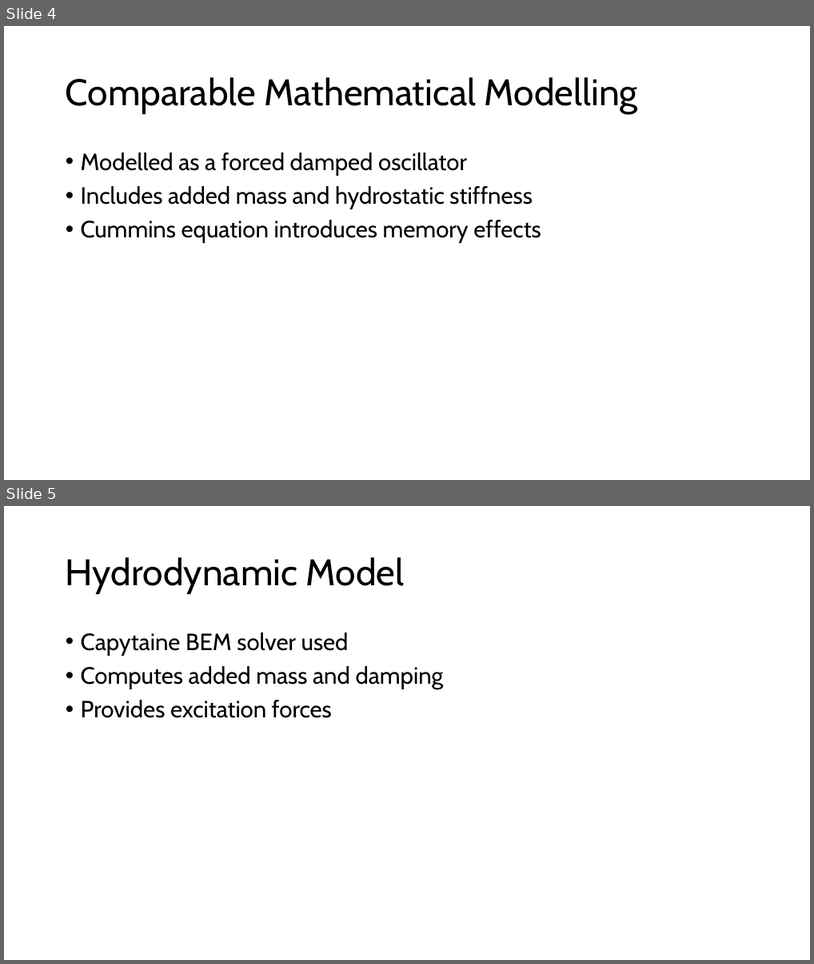
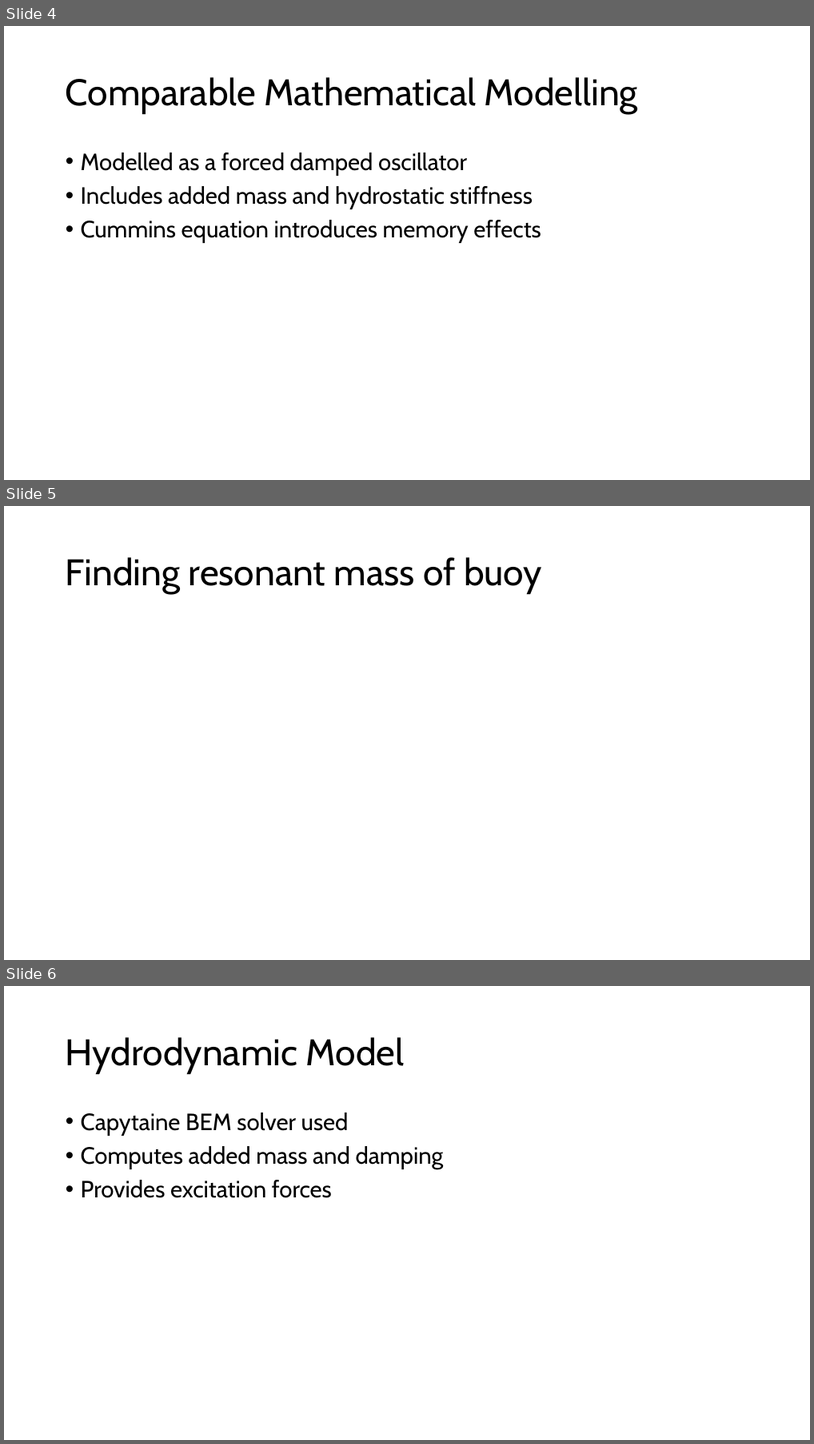
Before and after one commit to lbuckley-jpg/MDM2-Project-2, a slide deck: Presentation/wave_energy_presentation.pptx. Shown one above the other, each under a label of ours: slides 4 and 5 before the commit, slides 4, 5 and 6 after it. The pictures are 814x964 and 814x1444 pixels, drawn with LibreOffice and Linux fonts; fonts in the diff are those of the drawing; grey boxes stand for pictures. Boxes give left, top, right and bottom in pixels: in the first picture for what was removed or moved away, otherwise in the second. Text is boxed around its words. In the diff, an @@ line names an element or a change of style, - is before the commit and + after.

```diff
--- a/Presentation/wave_energy_presentation.pptx
+++ b/Presentation/wave_energy_presentation.pptx
@@ slide 5 added at (4, 506, 810, 960), background #FFFFFF @@
@@ title added at (66, 557, 542, 594), 44 pt, text #000000 @@
+Finding resonant mass of buoy
@@ what was slide 5 is now slide 6 @@
```
Also in this commit, not shown: 4 slides changed, 2 other slides added, 31 other files.
